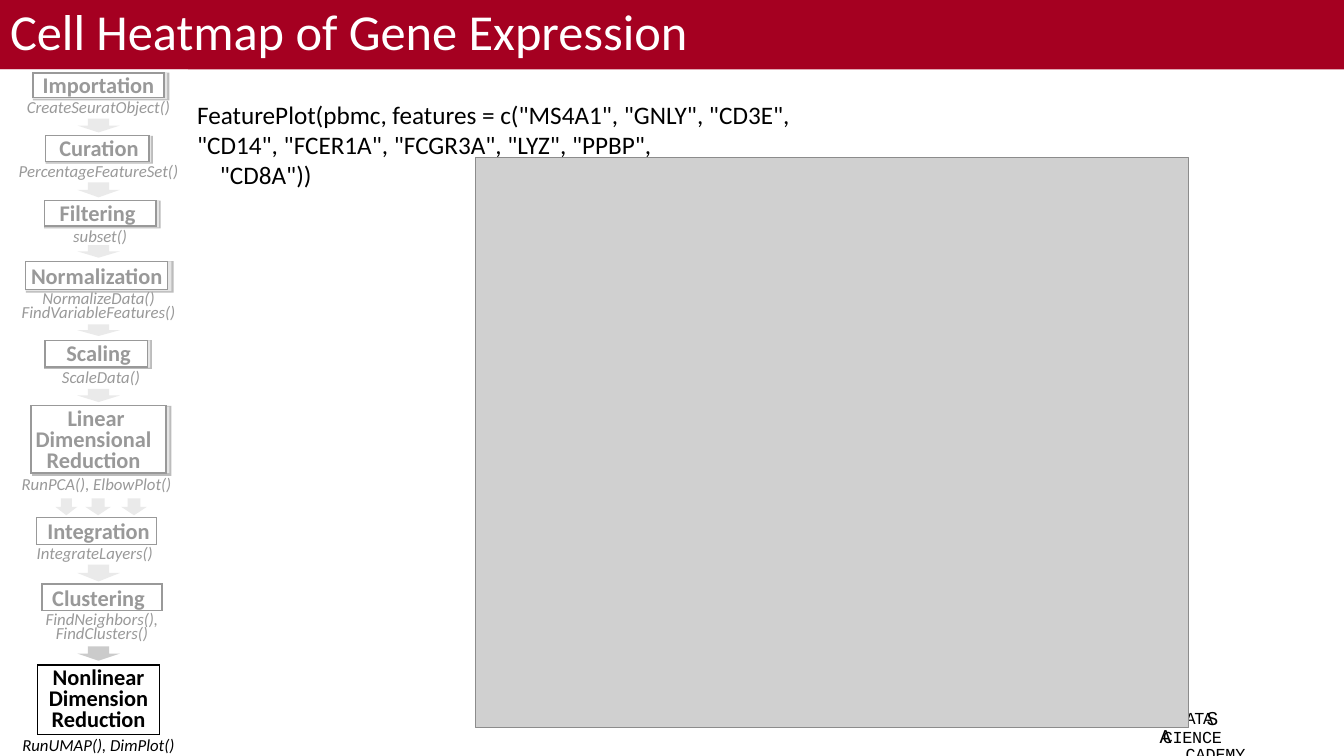
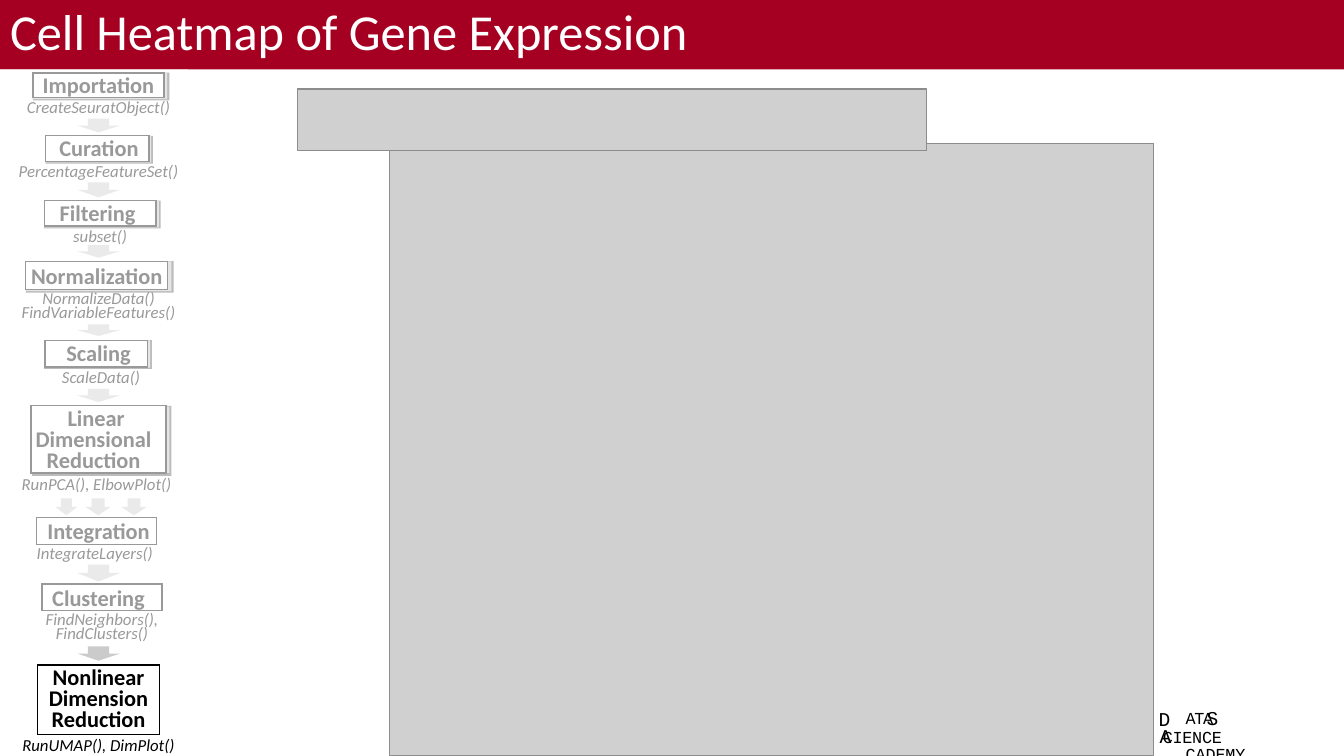
Before and after one commit to bacorli2/scrna_workshop, a slide deck: slide 16 of M5_Seurat_DGE_and_Exploratory/M5_Seurat_DGE_Exploratory.pptx. Drawn at 1344x756 pixels with LibreOffice and Linux fonts; fonts in the diff are those of the drawing; grey boxes stand for pictures; background and template pictures are left out. Boxes give left, top, right and bottom in pixels: in the first picture for what was removed or moved away, otherwise in the second. Text is boxed around its words. In the diff, an @@ line names an element or a change of style, - is before the commit and + after.

```diff
--- a/M5_Seurat_DGE_and_Exploratory/M5_Seurat_DGE_Exploratory.pptx
+++ b/M5_Seurat_DGE_and_Exploratory/M5_Seurat_DGE_Exploratory.pptx
@@ picture added at (297,89,927,150) @@
@@ text removed at (197,105,789,188) @@
-FeaturePlot(pbmc, features = c("MS4A1", "GNLY", "CD3E", "CD14", "FCER1A", "FCGR3A", "LYZ", "PPBP",
-"CD8A"))
@@ picture: place and size @@
-picture at (476,157,1190,728)
+picture at (389,143,1154,756)
```
Also in this commit, not shown: 7 other slides changed, 1 other file.
